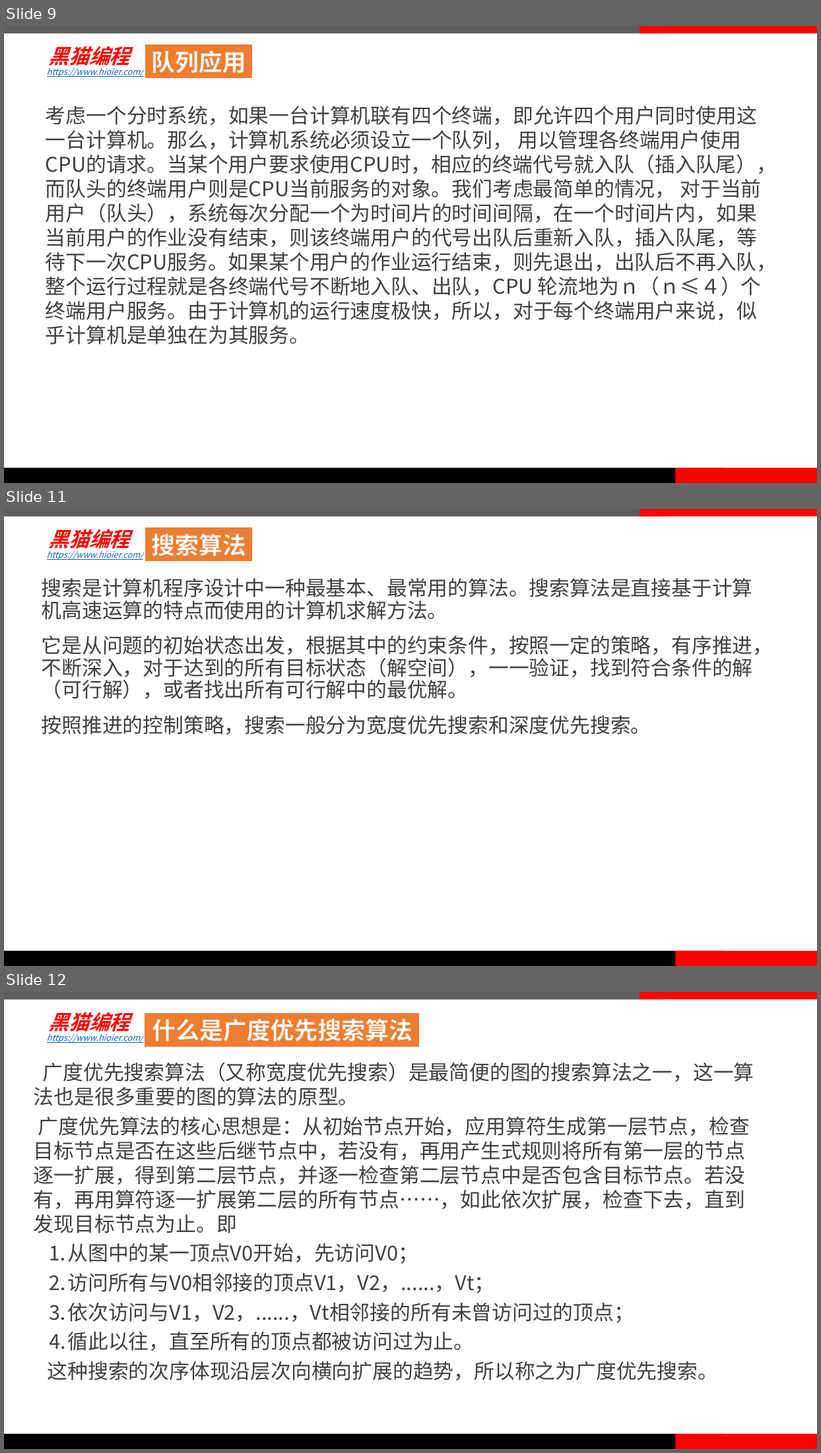
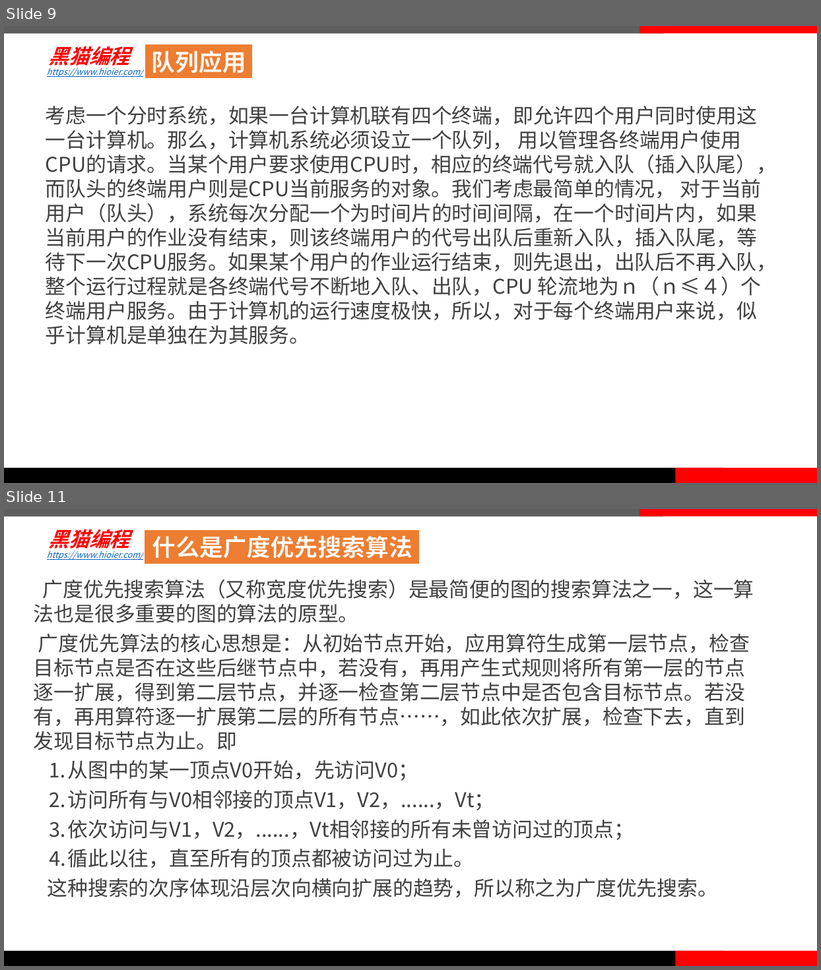
Before and after one commit to blackcat1995com/CAT_CODING, a slide deck: 信息学奥赛/信息学奥赛CSP-JS数据结构与算法/10-队列和广度优先搜索/队列和广度优先搜索.pptx. Shown one above the other, each under a label of ours: slides 9, 11 and 12 before the commit, slides 9 and 11 after it; the slides between them are not shown. The pictures are 821x1453 and 821x970 pixels, drawn with LibreOffice and Linux fonts; fonts in the diff are those of the drawing; background and template pictures are left out. Boxes give left, top, right and bottom in pixels: in the first picture for what was removed or moved away, otherwise in the second. Text is boxed around its words. In the diff, an @@ line names an element or a change of style, - is before the commit and + after.

```diff
--- a/信息学奥赛/信息学奥赛CSP-JS数据结构与算法/10-队列和广度优先搜索/队列和广度优先搜索.pptx
+++ b/信息学奥赛/信息学奥赛CSP-JS数据结构与算法/10-队列和广度优先搜索/队列和广度优先搜索.pptx
@@ slide 11 removed at (x1=4, y1=509, x2=817, y2=966), background #FFFFFF; not listed: 6 template elements that a slide beside it also shows @@
@@ rectangle removed at (x1=145, y1=527, x2=252, y2=562) @@
-搜索算法
@@ text removed at (x1=42, y1=578, x2=774, y2=735) @@
-搜索是计算机程序设计中一种最基本、最常用的算法。搜索算法是直接基于计算机高速运算的特点而使用的计算机求解方法。
-它是从问题的初始状态出发，根据其中的约束条件，按照一定的策略，有序推进，不断深入，对于达到的所有目标状态（解空间），一一验证，找到符合条件的解（可行解），或者找出所有可行解中的最优解。
-按照推进的控制策略，搜索一般分为宽度优先搜索和深度优先搜索。
@@ what was slide 12 is now slide 11 @@
```
Also in this commit, not shown: 1 slide changed, 5 other slides removed, 12 other files.
